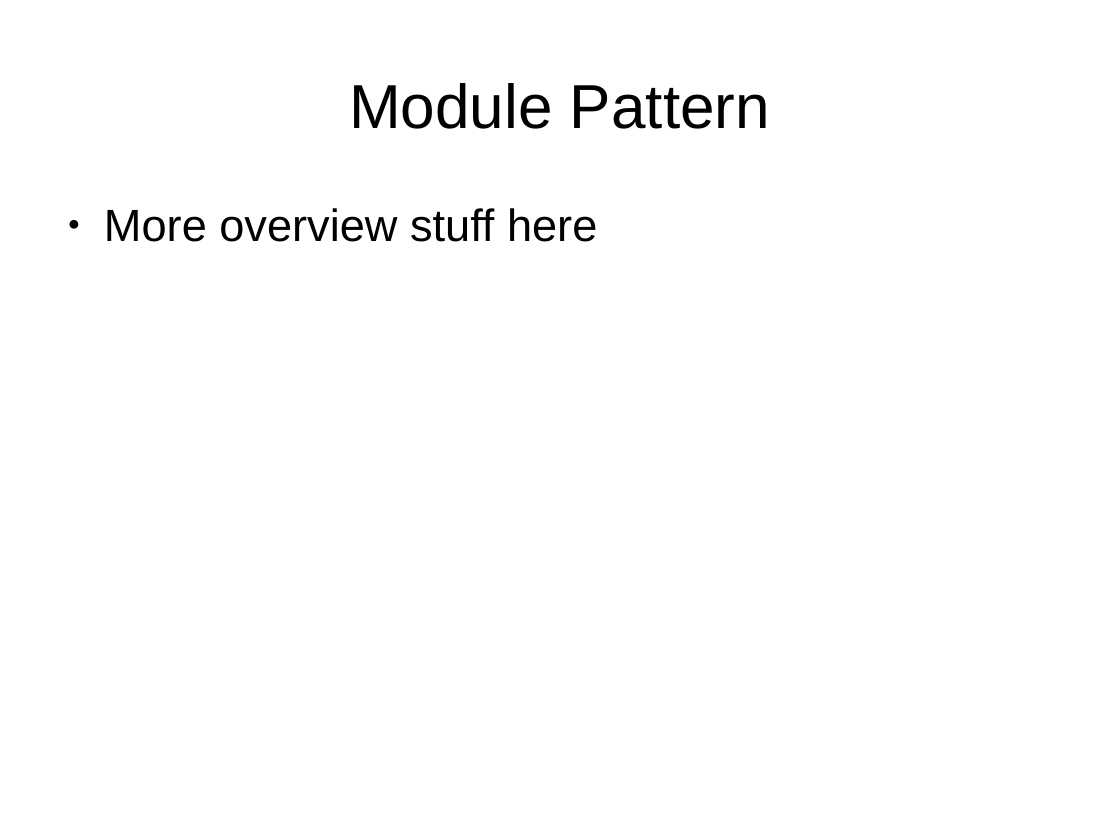
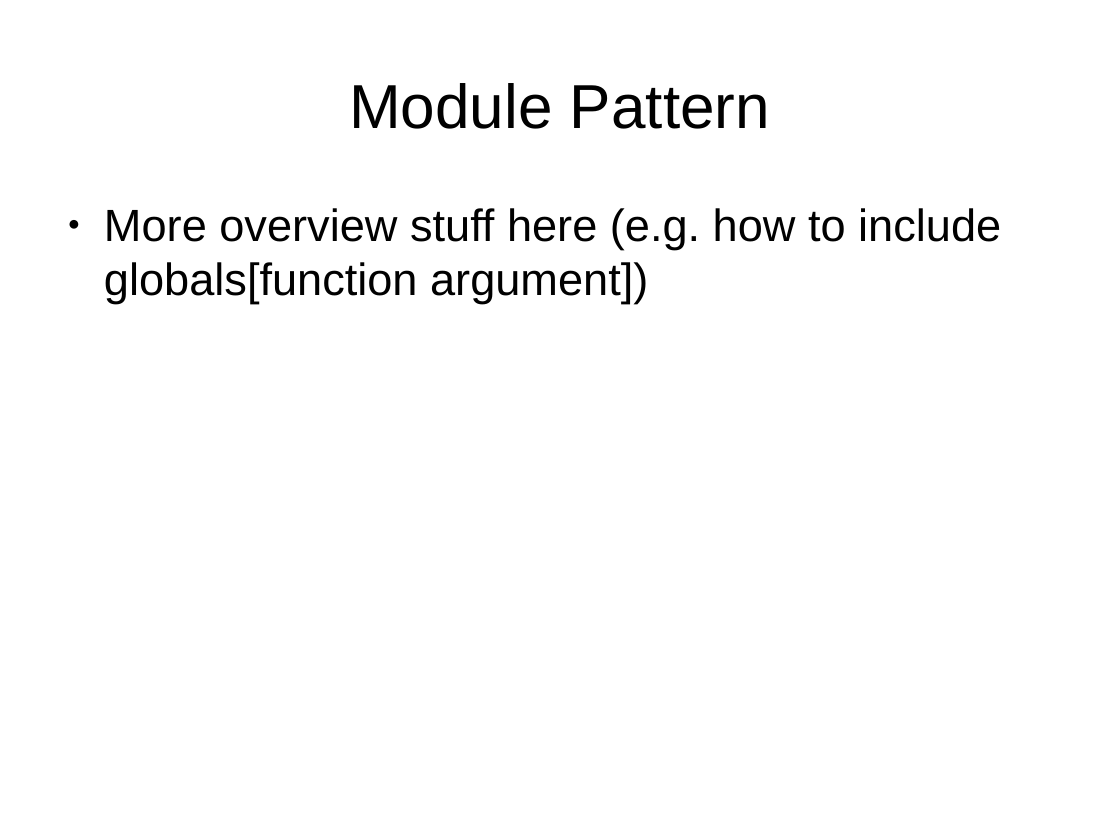
Before and after one commit to sattler/javascript-seminar-2015, a slide deck: slide 5 of presentation/Presentation.odp. Drawn at 1120x840 pixels with LibreOffice and Linux fonts; fonts in the diff are those of the drawing. Boxes give left, top, right and bottom in pixels: in the first picture for what was removed or moved away, otherwise in the second. Text is boxed around its words. In the diff, an @@ line names an element or a change of style, - is before the commit and + after.

```diff
--- a/presentation/Presentation.odp
+++ b/presentation/Presentation.odp
@@ text at (104, 208, 1001, 304): text changed @@
-● More overview stuff here
+● More overview stuff here (e.g. how to include globals[function argument])
```
Also in this commit, not shown: 1 other slide changed, 1 slide added.
